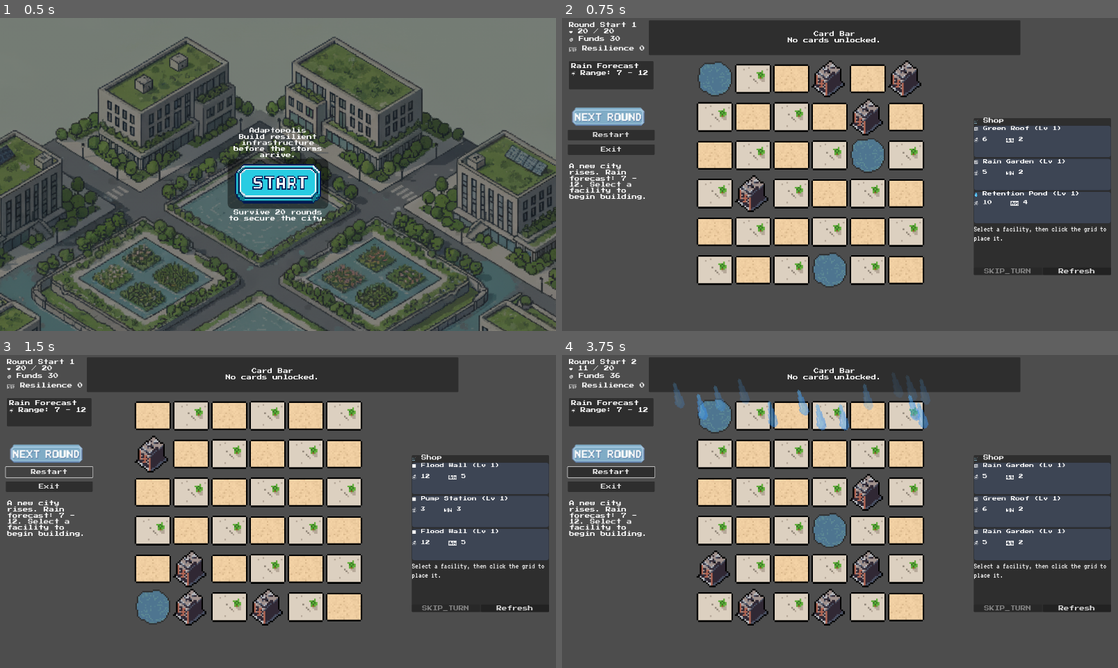
Above: before the commit, frames 1-4 (two rows, left to right).
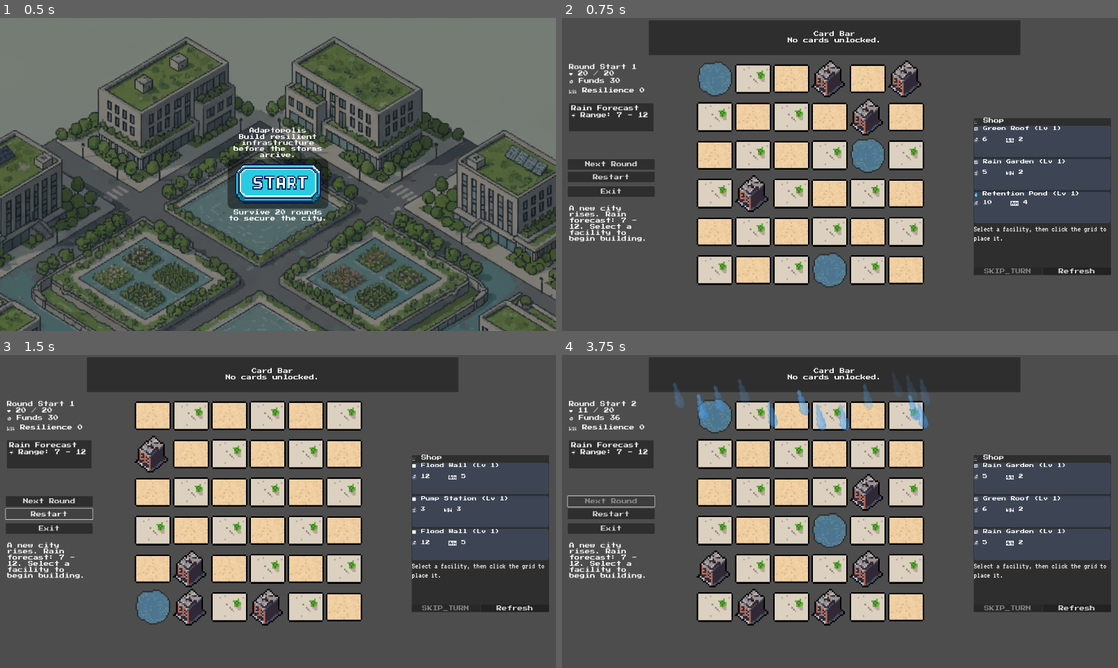
Above: after the commit, the same moments.

Repository: TinghaoHUANG/Adaptopolis-demo
Game: Godot game, scene res://scenes/main.tscn
Two runs of this game, one before a commit and one after it. Both use one fixed random seed, a clock stepped at 60 frames per second and the inputs below.
Inputs (mouse positions are in pixels of both pictures, inside the frame that each line leads up to; where the layout moved, square brackets give the same spot in the first picture):
- Up to frame 1 (0.5 s): no input
- Up to frame 2 (0.75 s): click (840, 183) at 0.5 s
- Up to frame 3 (1.5 s): click "Restart" at 1.25 s
- Up to frame 4 (3.75 s): click "Restart" at 2 s; click "Restart" at 2.75 s; click (612, 502) [606, 452] at 3.5 s

Frame 1 is identical in both runs. In frame 2, 6.0% of the frame differs, in the area x 1-17%, y 1-72%; in frame 3, 5.4%; in frame 4, 5.7%.

Commit message:
Update facility icons and status alerts

Diff:
--- a/data/facility_data.json
+++ b/data/facility_data.json
@@ -11,7 +11,7 @@
 						  true
 					  ]
 				  ],
-		"description":  "Absorbs stormwater and reduces runoff.",
+		"description":  "A facility reduces runoff and enhance exfiltration.",
 		"unlock_round":  1,
 		"type_tags":  [
 						  "green"
@@ -93,7 +93,7 @@
 						  false
 					  ]
 				  ],
-		"description":  "S-shaped wetland that filters stormwater and provides habitat.",
+		"description":  "Artificial wetland that filters stormwater and provides function on ecosystem.",
 		"unlock_round":  1,
 		"type_tags":  [
 						  "blue",
@@ -116,7 +116,7 @@
 		"type_tags":  [
 						  "grey"
 					  ],
-		"description":  "Electric pumps move stormwater away from low points. Place next to water or blue infrastructure to activate drainage support."
+		"description":  "Electric pumps rapidly redistribute water. Place next to water or blue infrastructure to activate drainage support."
 	},
 	{
 		"id":  "permeable_pavement",
@@ -196,62 +196,20 @@
 					  ]
 	},
 	{
-		"id":  "tree_trench",
-		"name":  "Tree Trench",
+		"id":  "stormwater_tree",
+		"name":  "Stormwater Tree",
 		"type":  "green",
 		"cost":  9,
 		"resilience":  4,
 		"shape":  [
 					  [
-						  false,
-						  true,
-						  false
-					  ],
-					  [
-						  true,
-						  true,
-						  true
-					  ],
-					  [
-						  false,
-						  false,
-						  false
-					  ]
-				  ],
-		"description":  "Street trees linked with subsurface trenches.",
+						  true
+					  ]
+				  ],
+		"description":  "Compact street tree planter that captures stormwater on a single tile.",
 		"unlock_round":  6,
 		"type_tags":  [
 						  "green"
-					  ]
-	},
-	{
-		"id":  "detention_basin",
-		"name":  "Detention Basin",
-		"type":  "grey",
-		"cost":  13,
-		"resilience":  6,
-		"shape":  [
-					  [
-						  true,
-						  true,
-						  true
-					  ],
-					  [
-						  true,
-						  false,
-						  true
-					  ],
-					  [
-						  true,
-						  true,
-						  true
-					  ]
-				  ],
-		"description":  "Temporarily stores stormwater to flatten peaks.",
-		"special_rule":  "Hollow ring. Space-intensive but powerful.",
-		"unlock_round":  8,
-		"type_tags":  [
-						  "blue"
 					  ]
 	}
 ]
--- a/scenes/main.tscn
+++ b/scenes/main.tscn
@@ -12,7 +12,6 @@
 [ext_resource type="Script" uid="uid://cn72gxq60j1ow" path="res://scripts/card_bar.gd" id="10"]
 [ext_resource type="Texture2D" uid="uid://bc4hhn5h58jhx" path="res://icons/background/cover_page.png" id="11"]
 [ext_resource type="Texture2D" uid="uid://cbdwi13odyils" path="res://icons/button/start_1.png" id="12"]
-[ext_resource type="Texture2D" uid="uid://dvttqbunav5m5" path="res://icons/button/nextround_1.png" id="13"]
 [ext_resource type="FontFile" path="res://fonts/details_font.tres" id="14"]
 
 [sub_resource type="StyleBoxFlat" id="StyleStartPanel"]
@@ -129,9 +128,9 @@
 layout_mode = 3
 anchors_preset = 0
 offset_left = 24.0
-offset_top = 144.0
+offset_top = 289.0
 offset_right = 347.0
-offset_bottom = 324.0
+offset_bottom = 469.0
 script = ExtResource("3")
 rain_report_label_path = NodePath("RainPanel/RainReportLabel")
 
@@ -181,20 +180,17 @@
 offset_bottom = -8.0
 text = "☔ Range: ? - ?"
 
-[node name="NextRoundButton" type="TextureButton" parent="UI/HUD"]
+[node name="NextRoundButton" type="Button" parent="UI/HUD"]
 custom_minimum_size = Vector2(110, 35)
 layout_mode = 1
 anchors_preset = 10
 anchor_right = 1.0
-offset_left = -3.0
-offset_top = 163.0
-offset_right = 137.0
-offset_bottom = 273.0
-grow_horizontal = 2
-scale = Vector2(0.6, 0.6)
-focus_mode = 0
-texture_normal = ExtResource("13")
-stretch_mode = 3
+offset_left = -4.0
+offset_top = 198.0
+offset_right = -27.0
+offset_bottom = 234.0
+grow_horizontal = 2
+text = "Next Round"
 
 [node name="StatusLabel" type="Label" parent="UI/HUD"]
 layout_mode = 1
--- a/scripts/grid_display.gd
+++ b/scripts/grid_display.gd
@@ -41,12 +41,37 @@
 const NO_HIGHLIGHT: Color = Color(0, 0, 0, 0)
 const HIGHLIGHT_PANEL_NAME := "HighlightOverlay"
 
-const FACILITY_ICONS := {
-	"green_roof": preload("res://icons/facilities/greenroof_1.png"),
-	"rain_garden": preload("res://icons/facilities/raingarden_1.png"),
-	"constructed_wetland": preload("res://icons/facilities/wetland_1.png"),
-	"pump_station": preload("res://icons/facilities/pump_1.png"),
-	"flood_wall": preload("res://icons/facilities/floodwall_1.png")
+const FACILITY_TEXTURE_SETS := {
+	"green_roof": [
+		preload("res://icons/facilities/greenroof_1.png")
+	],
+	"rain_garden": [
+		preload("res://icons/facilities/raingarden_1.png")
+	],
+	"constructed_wetland": [
+		preload("res://icons/facilities/wetland_1.png")
+	],
+	"pump_station": [
+		preload("res://icons/facilities/pump_1.png")
+	],
+	"flood_wall": [
+		preload("res://icons/facilities/floodwall_1.png")
+	],
+	"bio_swale": [
+		preload("res://icons/facilities/bioswale_1.png"),
+		preload("res://icons/facilities/bioswale_2.png"),
+		preload("res://icons/facilities/bioswale_3.png"),
+		preload("res://icons/facilities/bioswale_4.png")
+	],
+	"infiltration_trench": [
+		preload("res://icons/facilities/infiltrationtrench_1.png")
+	],
+	"permeable_pavement": [
+		preload("res://icons/facilities/permeablepavement_1.png")
+	],
+	"stormwater_tree": [
+		preload("res://icons/facilities/stormwatertree_1.png")
+	]
 }
 
 const RETENTION_POND_ICONS := {
@@ -251,15 +276,23 @@
 		return null
 	match facility.id:
 		"green_roof":
-			return _get_single_icon(facility)
+			return _get_textured_icon(facility, grid_position)
 		"rain_garden":
-			return _get_single_icon(facility)
+			return _get_textured_icon(facility, grid_position)
 		"constructed_wetland":
-			return _get_single_icon(facility)
+			return _get_textured_icon(facility, grid_position)
 		"pump_station":
-			return _get_single_icon(facility)
+			return _get_textured_icon(facility, grid_position)
 		"flood_wall":
-			return _get_single_icon(facility)
+			return _get_textured_icon(facility, grid_position)
+		"bio_swale":
+			return _get_textured_icon(facility, grid_position)
+		"infiltration_trench":
+			return _get_textured_icon(facility, grid_position)
+		"permeable_pavement":
+			return _get_textured_icon(facility, grid_position)
+		"stormwater_tree":
+			return _get_textured_icon(facility, grid_position)
 		"retention_pond":
 			return _get_retention_pond_icon(facility, grid_position)
 		_:
@@ -284,17 +317,47 @@
 func _format_facility_label(facility: Facility) -> String:
 	if facility == null:
 		return ""
-	if FACILITY_ICONS.has(facility.id) or facility.id == "retention_pond":
+	if FACILITY_TEXTURE_SETS.has(facility.id) or facility.id == "retention_pond":
 		return ""
 	var icon: String = "🌱" if facility.type == "green" else "🏗️"
 	if facility.id == "green_roof":
 		icon = "🏡"
 	return icon
 
-func _get_single_icon(facility: Facility) -> Texture2D:
+func _get_textured_icon(facility: Facility, grid_position: Vector2i) -> Texture2D:
 	if facility == null:
 		return null
-	return FACILITY_ICONS.get(facility.id, null)
+	if not FACILITY_TEXTURE_SETS.has(facility.id):
+		return null
+	var textures: Array = FACILITY_TEXTURE_SETS[facility.id]
+	if textures.is_empty():
+		return null
+	if textures.size() == 1:
+		return textures[0]
+	var index := _get_facility_cell_index(facility, grid_position)
+	if index < 0:
+		return textures[0]
+	return textures[min(index, textures.size() - 1)]
+
+func _get_facility_cell_index(facility: Facility, grid_position: Vector2i) -> int:
+	if grid_manager == null:
+		return -1
+	var origin := grid_manager.get_facility_origin(facility)
+	var offset := grid_position - origin
+	var footprint: Array = facility.get_footprint()
+	if footprint.is_empty():
+		return -1
+	var sorted_offsets: Array = footprint.duplicate()
+	sorted_offsets.sort_custom(Callable(self, "_compare_offsets"))
+	for i in range(sorted_offsets.size()):
+		if sorted_offsets[i] == offset:
+			return i
+	return -1
+
+func _compare_offsets(a: Vector2i, b: Vector2i) -> bool:
+	if a.y == b.y:
+		return a.x < b.x
+	return a.y < b.y
 
 func _show_preview(origin: Vector2i) -> void:
 	clear_preview()
--- a/scripts/main.gd
+++ b/scripts/main.gd
@@ -110,6 +110,9 @@
 	float(ProjectSettings.get_setting("display/window/size/viewport_width", 1920)),
 	float(ProjectSettings.get_setting("display/window/size/viewport_height", 1080))
 )
+const STATUS_COLOR_NORMAL := Color(1, 1, 1, 1)
+const STATUS_COLOR_WARNING := Color(1, 0.33, 0.33, 1)
+const STATUS_ICON_WARNING := "⚠️"
 const VICTORY_ROUND_TARGET := 20
 const FACILITY_INFO_HIDE_DELAY := 0.12
 const GARDEN_CITY_IDS := [
@@ -431,7 +434,7 @@
 			message = "That placement is blocked. Try a different tile."
 		"Placement failed":
 			message = "Placement failed unexpectedly."
-	_show_status(message)
+	_show_warning(message)
 
 func _on_shop_offer_selected(index: int) -> void:
 	if _is_dragging():
@@ -892,7 +895,7 @@
 	return dragged_facility != null
 
 func _rotation_hint() -> String:
-	return "Right-click to rotate clockwise (顺时针)."
+	return "Right-click to rotate."
 
 func _maybe_append_rotation_hint(message: String) -> String:
 	if not game_active:
@@ -1059,8 +1062,20 @@
 func _show_status(message: String) -> void:
 	message = _maybe_append_rotation_hint(message)
 	if status_label:
-		status_label.text = message
+		_set_status_text(message, STATUS_COLOR_NORMAL)
 	print(message)
+
+func _show_warning(message: String) -> void:
+	var formatted := "%s %s" % [STATUS_ICON_WARNING, _maybe_append_rotation_hint(message)]
+	if status_label:
+		_set_status_text(formatted, STATUS_COLOR_WARNING)
+	print(formatted)
+
+func _set_status_text(text: String, color: Color) -> void:
+	if status_label == null:
+		return
+	status_label.text = text
+	status_label.add_theme_color_override("font_color", color)
 
 func _reset_cards() -> void:
 	acquired_cards.clear()
Binary file added: icons/facilities/bioswale_1.png
Not shown, added: icons/facilities/bioswale_1.png.import
Binary file added: icons/facilities/bioswale_2.png
Not shown, added: icons/facilities/bioswale_2.png.import
Binary file added: icons/facilities/bioswale_3.png
Not shown, added: icons/facilities/bioswale_3.png.import
Binary file added: icons/facilities/bioswale_4.png
Not shown, added: icons/facilities/bioswale_4.png.import
Binary file added: icons/facilities/infiltrationtrench_1.png
Not shown, added: icons/facilities/infiltrationtrench_1.png.import
Not shown, added: icons/facilities/permeable_pavement_1.png.import
Binary file added: icons/facilities/permeablepavement_1.png
(and 6 more such lines)
